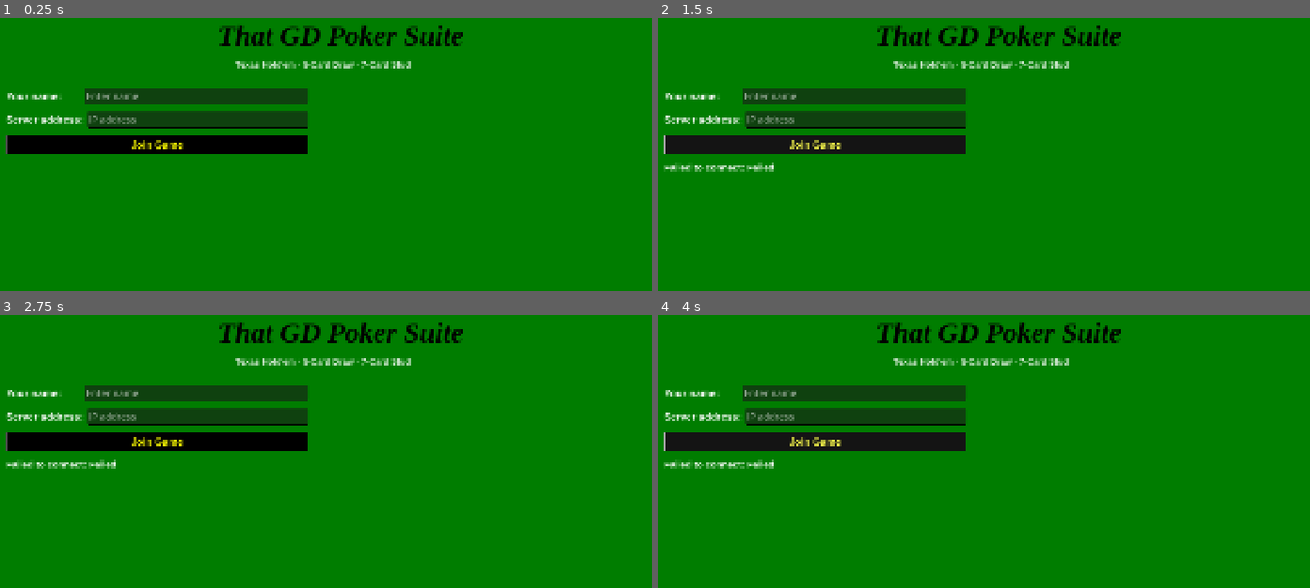
Above: before the commit, frames 1-4 (two rows, left to right).
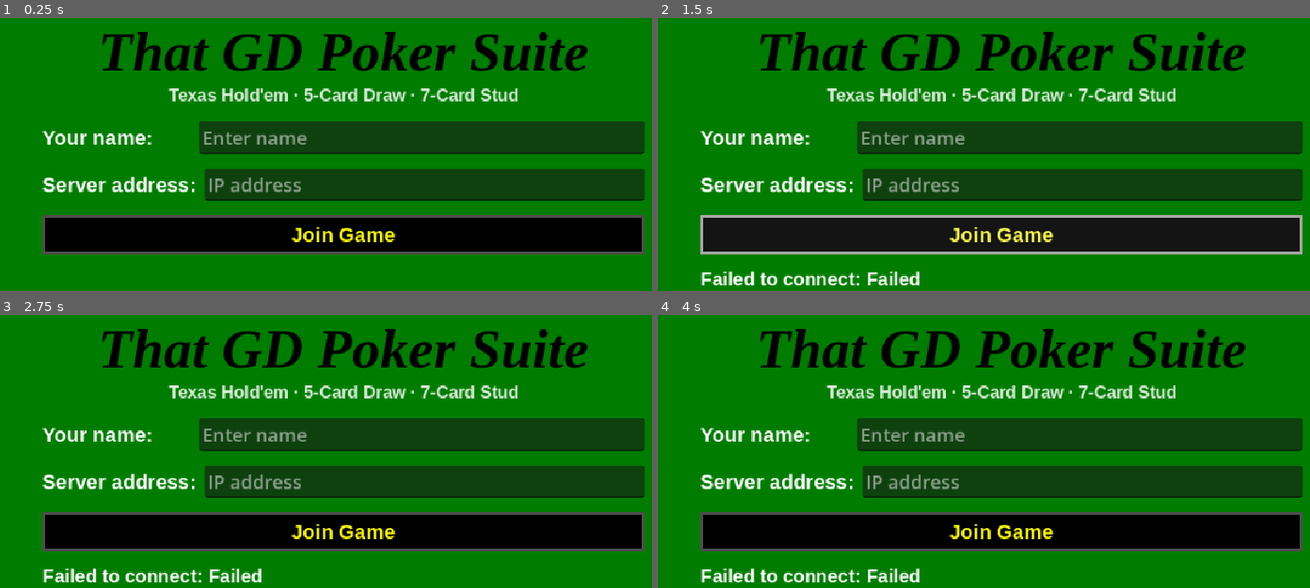
Above: after the commit, the same moments.

Repository: andy5995/dealers_choice
Game: Godot game, scene res://scenes/main_menu.tscn
Same seed, same stepped clock (60 frames per second), same inputs: the game is played once before the commit and once after it.
Inputs (mouse positions are in pixels of both pictures, inside the frame that each line leads up to):
- Up to frame 1 (0.25 s): no input
- Up to frame 2 (1.5 s): tap Enter at 0.5 s; move the mouse to (1166, 187) at 0.52 s; hold Shift 0.53-1.25 s; click (1166, 187) at 0.67 s; click "Join Game" at 1.25 s
- Up to frame 3 (2.75 s): drag from (195, 525) to (outside the picture) at 2.02 s
- Up to frame 4 (4 s): move the mouse to (1075, 410) at 2.77 s; tap Ctrl at 2.85 s; click (1075, 410) at 2.92 s; drag from (outside the picture) to (775, 440) at 3.52 s

The runs differ from the first frame. In frame 1, 42% of the frame differs, in the area x 0-99%, y 2-87%; in frame 2, 43%; in frame 3, 43%, in the area x 0-99%, y 2-98%; in frame 4, 43%.

Commit message:
Various changes
Add California lowball
Make more mobile friendly in web browser (this screws up a lot of
scaling everywhere though)

Diff:
--- a/autoloads/game_manager.gd
+++ b/autoloads/game_manager.gd
@@ -2,7 +2,7 @@
 ## Autoload name: GameManager
 ## Holds game configuration and triggers scene transitions.
 
-enum GameVariant { FIVE_CARD_DRAW, TEXAS_HOLDEM, SEVEN_CARD_STUD }
+enum GameVariant { FIVE_CARD_DRAW, TEXAS_HOLDEM, SEVEN_CARD_STUD, CALIFORNIA_LOWBALL }
 
 var current_variant: GameVariant = GameVariant.TEXAS_HOLDEM
 var deuces_wild: bool = false
--- a/core/hand_evaluator.gd
+++ b/core/hand_evaluator.gd
@@ -154,6 +154,20 @@
 	)
 	return best
 
+## Ace-to-Five Lowball: aces low, straights/flushes don't count.
+## Returns a value compatible with compare() — higher result = better (lower) hand.
+static func evaluate_lowball(cards: Array) -> Array:
+	var ranks: Array[int] = []
+	for card in cards:
+		var r: int = CardDB.rank_index(card)
+		ranks.append(-1 if r == 12 else r)  # Ace → -1 (below 2)
+	ranks.sort()
+	ranks.reverse()  # high card first
+	var result: Array = [0]
+	for r in ranks:
+		result.append(-r)  # negate: lower rank → higher score → wins
+	return result
+
 ## Returns 1 if a > b, -1 if a < b, 0 if equal.
 static func compare(a: Array, b: Array) -> int:
 	for i in range(mini(a.size(), b.size())):
--- a/games/base_game.gd
+++ b/games/base_game.gd
@@ -269,13 +269,13 @@
 	for seat in contenders:
 		reveal[_players[seat].peer_id] = {
 			"hand":      _players[seat].hand,
-			"hand_name": _HandEval.hand_name(hand_values[seat]),
+			"hand_name": _showdown_hand_name(hand_values[seat], _players[seat].hand),
 			"is_winner": winners.has(seat),
 		}
 
 	_last_action_text = "%s wins with %s!" % [
 		_players[winners[0]].display_name,
-		_HandEval.hand_name(best_value)
+		_showdown_hand_name(best_value, _players[winners[0]].hand)
 	]
 	_broadcast_state()
 	_table.receive_game_over.rpc(reveal)
@@ -384,6 +384,9 @@
 func _evaluate_hand(cards: Array) -> Array:
 	return _HandEval.best_from_n(cards)
 
+func _showdown_hand_name(value: Array, _cards: Array) -> String:
+	return _HandEval.hand_name(value)
+
 func _get_community_cards() -> Array:
 	return []
 
--- /dev/null
+++ b/games/california_lowball.gd
@@ -0,0 +1,19 @@
+class_name CaliforniaLowball
+extends "res://games/five_card_draw.gd"
+## California (Ace-to-Five) Lowball: lowest hand wins.
+## Aces are always low; straights and flushes don't count against you.
+## Best possible hand: A-2-3-4-5.
+
+func _evaluate_hand(cards: Array) -> Array:
+	return _HandEval.evaluate_lowball(cards)
+
+func _showdown_hand_name(_value: Array, cards: Array) -> String:
+	var high := -2
+	for card in cards:
+		var r: int = CardDB.rank_index(card)
+		var lr := -1 if r == 12 else r  # Ace → -1
+		if lr > high:
+			high = lr
+	if high == -1:
+		return "A-low"
+	return "%s-low" % CardDB.RANKS[high]
--- a/project.godot
+++ b/project.godot
@@ -25,7 +25,15 @@
 
 [display]
 
-window/size/viewport_width=1920
-window/size/viewport_height=1080
+window/size/viewport_width=960
+window/size/viewport_height=540
 window/stretch/mode="canvas_items"
 window/stretch/aspect="expand"
+
+[editor_plugins]
+
+enabled=PackedStringArray("res://addons/gut/plugin.cfg")
+
+[rendering]
+
+textures/vram_compression/import_etc2_astc=true
--- a/scenes/game_table.gd
+++ b/scenes/game_table.gd
@@ -14,8 +14,9 @@
 const _FiveCardDraw    := preload("res://games/five_card_draw.gd")
 const _TexasHoldem     := preload("res://games/texas_holdem.gd")
 const _SevenCardStud   := preload("res://games/seven_card_stud.gd")
-const _DeucesWild      := preload("res://games/deuces_wild.gd")
-const _DeucesWildStud  := preload("res://games/deuces_wild_stud.gd")
+const _DeucesWild          := preload("res://games/deuces_wild.gd")
+const _DeucesWildStud      := preload("res://games/deuces_wild_stud.gd")
+const _CaliforniaLowball   := preload("res://games/california_lowball.gd")
 const _PlayerState    := preload("res://core/player_state.gd")
 
 ## Seat display positions for up to 5 players (1920×1080 table).
@@ -153,6 +154,8 @@
 			_game = _TexasHoldem.new(self)
 		GameManager.GameVariant.SEVEN_CARD_STUD:
 			_game = _DeucesWildStud.new(self) if dw else _SevenCardStud.new(self)
+		GameManager.GameVariant.CALIFORNIA_LOWBALL:
+			_game = _CaliforniaLowball.new(self)
 
 	add_child(_game)
 
--- a/scenes/lobby.gd
+++ b/scenes/lobby.gd
@@ -5,6 +5,7 @@
 @onready var _dealer_panel:  VBoxContainer = $DealerPanel
 @onready var _waiting_label: Label         = $WaitingLabel
 @onready var _holdem_btn:    Button        = $DealerPanel/BtnRow/HoldemBtn
+@onready var _lowball_btn:   Button        = $DealerPanel/BtnRow/LowballBtn
 @onready var _deuces_btn:    Button        = $DealerPanel/BtnRow/DeucesBtn
 
 func _ready() -> void:
@@ -39,7 +40,8 @@
 	for btn in $DealerPanel/BtnRow.get_children():
 		(btn as Button).disabled = not can_start
 	if can_start:
-		_holdem_btn.disabled = dw_on
+		_holdem_btn.disabled  = dw_on
+		_lowball_btn.disabled = dw_on
 	_waiting_label.visible = not i_am_dealer
 	if not i_am_dealer:
 		if GameManager.dealer_peer_id == 0:
@@ -91,6 +93,9 @@
 func _on_stud_pressed() -> void:
 	_submit_variant(GameManager.GameVariant.SEVEN_CARD_STUD)
 
+func _on_lowball_pressed() -> void:
+	_submit_variant(GameManager.GameVariant.CALIFORNIA_LOWBALL)
+
 func _on_deuces_pressed() -> void:
 	_refresh()  # toggled — re-evaluate which buttons are enabled
 
--- a/scenes/lobby.tscn
+++ b/scenes/lobby.tscn
@@ -150,6 +150,20 @@
 theme_override_fonts/font = ExtResource("2")
 theme_override_font_sizes/font_size = 26
 
+[node name="LowballBtn" type="Button" parent="DealerPanel/BtnRow"]
+text = "CA Lowball"
+custom_minimum_size = Vector2(210, 50)
+theme_override_styles/normal = SubResource("1")
+theme_override_styles/hover = SubResource("2")
+theme_override_styles/pressed = SubResource("3")
+theme_override_styles/disabled = SubResource("4")
+theme_override_colors/font_color = Color(1, 1, 0, 1)
+theme_override_colors/font_hover_color = Color(1, 1, 0.3, 1)
+theme_override_colors/font_pressed_color = Color(0.85, 0.85, 0, 1)
+theme_override_colors/font_disabled_color = Color(0.45, 0.45, 0.45, 1)
+theme_override_fonts/font = ExtResource("2")
+theme_override_font_sizes/font_size = 26
+
 [node name="DeucesBtn" type="Button" parent="DealerPanel/BtnRow"]
 text = "Deuces Wild"
 toggle_mode = true
@@ -216,8 +230,9 @@
 theme_override_fonts/font = ExtResource("2")
 theme_override_font_sizes/font_size = 26
 
-[connection signal="pressed" from="DealerPanel/BtnRow/HoldemBtn"  to="." method="_on_holdem_pressed"]
-[connection signal="pressed" from="DealerPanel/BtnRow/DrawBtn"    to="." method="_on_draw_pressed"]
-[connection signal="pressed" from="DealerPanel/BtnRow/StudBtn"    to="." method="_on_stud_pressed"]
-[connection signal="pressed" from="DealerPanel/BtnRow/DeucesBtn"  to="." method="_on_deuces_pressed"]
-[connection signal="pressed" from="BackBtn"                        to="." method="_on_back_pressed"]
+[connection signal="pressed" from="DealerPanel/BtnRow/HoldemBtn"   to="." method="_on_holdem_pressed"]
+[connection signal="pressed" from="DealerPanel/BtnRow/DrawBtn"     to="." method="_on_draw_pressed"]
+[connection signal="pressed" from="DealerPanel/BtnRow/StudBtn"     to="." method="_on_stud_pressed"]
+[connection signal="pressed" from="DealerPanel/BtnRow/LowballBtn"  to="." method="_on_lowball_pressed"]
+[connection signal="pressed" from="DealerPanel/BtnRow/DeucesBtn"   to="." method="_on_deuces_pressed"]
+[connection signal="pressed" from="BackBtn"                         to="." method="_on_back_pressed"]
--- a/scenes/main_menu.tscn
+++ b/scenes/main_menu.tscn
@@ -65,30 +65,46 @@
 color = Color(0, 0.49, 0, 1)
 
 [node name="Title" type="Label" parent="."]
-offset_left = 640.0
-offset_top = 60.0
-offset_right = 1900.0
-offset_bottom = 158.0
+anchors_preset = 13
+anchor_left = 0.0
+anchor_top = 0.0
+anchor_right = 1.0
+anchor_bottom = 0.0
+offset_left = 20.0
+offset_top = 30.0
+offset_right = -20.0
+offset_bottom = 110.0
 text = "That GD Poker Suite"
+horizontal_alignment = 1
 theme_override_fonts/font = ExtResource("2")
 theme_override_font_sizes/font_size = 72
 theme_override_colors/font_color = Color(0, 0, 0, 1)
 
 [node name="Subtitle" type="Label" parent="."]
-offset_left = 685.0
-offset_top = 162.0
-offset_right = 1900.0
-offset_bottom = 198.0
+anchors_preset = 13
+anchor_left = 0.0
+anchor_top = 0.0
+anchor_right = 1.0
+anchor_bottom = 0.0
+offset_left = 20.0
+offset_top = 114.0
+offset_right = -20.0
+offset_bottom = 150.0
 text = "Texas Hold'em · 5-Card Draw · 7-Card Stud"
+horizontal_alignment = 1
 theme_override_fonts/font = ExtResource("3")
 theme_override_font_sizes/font_size = 22
 theme_override_colors/font_color = Color(1, 1, 1, 0.85)
 
 [node name="Form" type="VBoxContainer" parent="."]
-offset_left = 100.0
-offset_top = 235.0
-offset_right = 870.0
-offset_bottom = 560.0
+anchor_left = 0.1
+anchor_top = 0.0
+anchor_right = 0.9
+anchor_bottom = 0.0
+offset_left = 0.0
+offset_top = 160.0
+offset_right = 0.0
+offset_bottom = 450.0
 theme_override_constants/separation = 18
 
 [node name="NameRow" type="HBoxContainer" parent="Form"]
Not shown, changed: assets/chips/17206-illustration-of-an-eye-in-a-circular-border-pv.png.import
Not shown, changed: assets/chips/17206-illustration-of-an-eye-in-a-circular-border-pv.svg.import
Not shown, changed: assets/chips/poker-chip-svgrepo-com.svg.import
Not shown, changed: icon.svg.import
